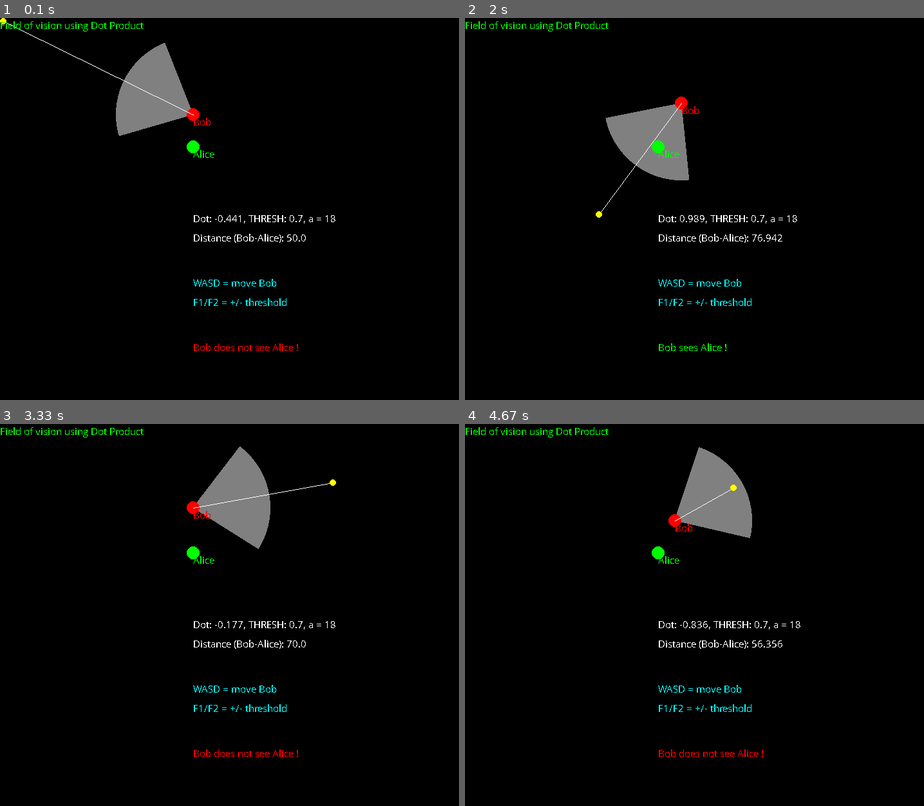
Above: before the commit, frames 1-4 (two rows, left to right).
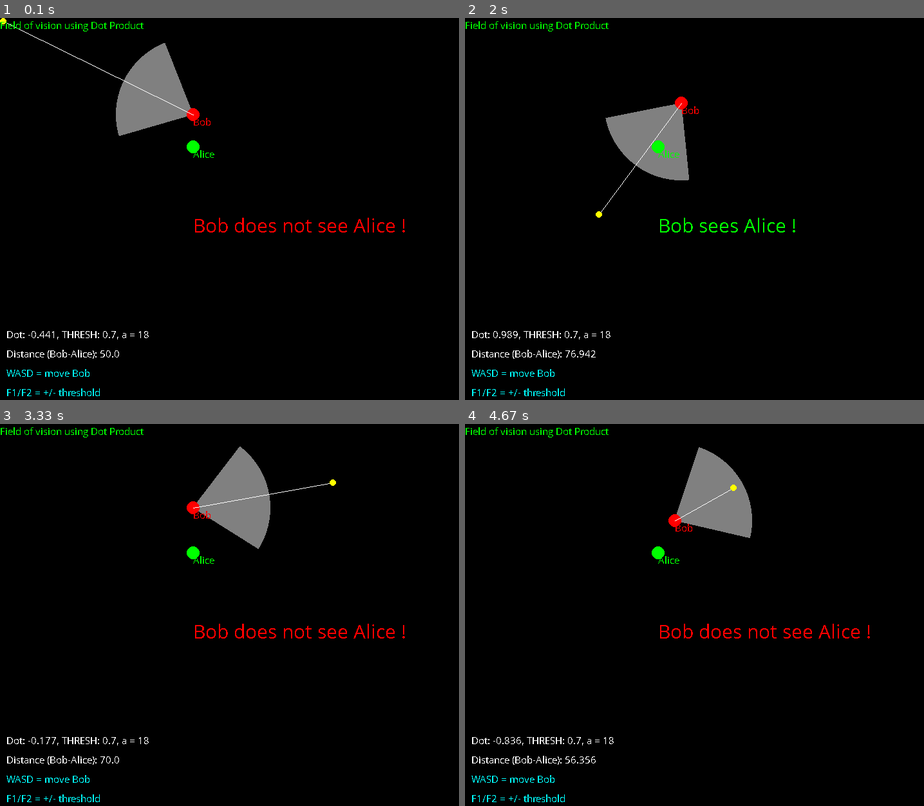
Above: after the commit, the same moments.

Repository: zyenapz/pygame-reference
Game: pygame game, started from 1. Dot Product.py
Two runs of this game, one before a commit and one after it. Both use one fixed random seed, a clock stepped at 60 frames per second and the inputs below.
Inputs (mouse positions are in pixels of both pictures, inside the frame that each line leads up to):
- Up to frame 1 (0.1 s): no input
- Up to frame 2 (2 s): hold D 0.33-0.8 s; move the mouse to (703, 228) at 0.37 s; hold W 0.83-1.13 s; move the mouse to (887, 201) at 0.87 s; hold D 1.17-1.63 s; move the mouse to (726, 235) at 1.2 s; hold A from 1.67 s (still down); move the mouse to (598, 212) at 1.7 s
- Up to frame 3 (3.33 s): release A at 2.2 s; hold S 2.23-2.53 s; move the mouse to (307, 702) at 2.27 s; hold A 2.57-2.97 s; move the mouse to (96, 706) at 2.6 s; hold W from 3 s (still down); move the mouse to (335, 481) at 3.03 s
- Up to frame 4 (4.67 s): release W at 3.37 s; hold D 3.4-4.03 s; move the mouse to (910, 752) at 3.43 s; hold S 4.07-4.43 s; move the mouse to (781, 649) at 4.1 s; hold A from 4.47 s (still down); move the mouse to (731, 488) at 4.5 s

The runs differ from the first frame. In frame 1, 1.4% of the frame differs, in the area x 1-89%, y 51-99%; in frame 2, 1.3%; in frame 3, 1.4%; in frame 4, 1.4%.

Commit message:
Organized text locations

Diff:
--- a/1. Dot Product.py
+++ b/1. Dot Product.py
@@ -14,6 +14,7 @@
 clock = pygame.time.Clock()
 FPS = 60
 font = pygame.font.SysFont('Comic Sans MS', 16)
+font_large = pygame.font.SysFont('Comic Sans MS', 32)
 
 # Actor class ------------------------------------------------
 
@@ -164,21 +165,21 @@
     title_text = font.render(
         "Field of vision using Dot Product", False, "green")
 
-    screen.blit(stat_text, (300, 300))
-    screen.blit(dist_text, (300, 330))
-    screen.blit(instr1_text, (300, 400))
-    screen.blit(instr2_text, (300, 430))
+    screen.blit(stat_text, (10, 480))
+    screen.blit(dist_text, (10, 510))
+    screen.blit(instr1_text, (10, 540))
+    screen.blit(instr2_text, (10, 570))
     screen.blit(alice_text, alice.pos)
     screen.blit(bob_text, bob.pos)
     screen.blit(title_text, (0, 0))
 
     if dot_product > VISIBLE_THRESHOLD and dist_bob_alice < VISIBLE_DISTANCE:
-        warn_text = font.render("Bob sees Alice !", False, "green")
-        screen.blit(warn_text, (300, 500))
+        warn_text = font_large.render("Bob sees Alice !", False, "green")
+        screen.blit(warn_text, (300, 300))
     else:
-        warn_text = font.render(
+        warn_text = font_large.render(
             "Bob does not see Alice !", False, "red")
-        screen.blit(warn_text, (300, 500))
+        screen.blit(warn_text, (300, 300))
 
     pygame.display.update()
 
